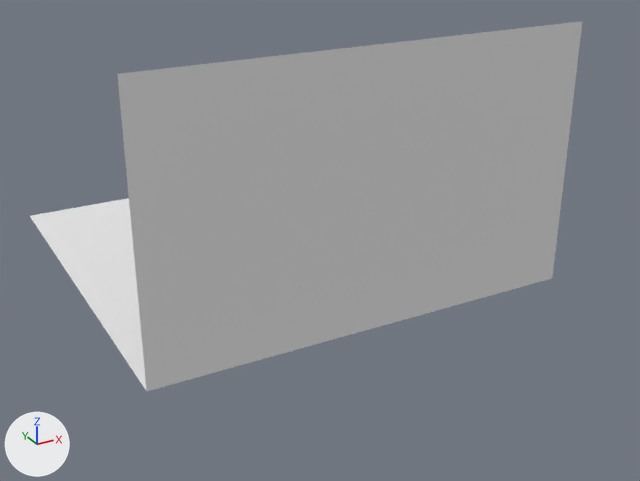
Two versions of the OBJ model Suede/resources/models/room.obj, one commit apart.
Camera for both pictures: a 50 mm camera at (-8.96, -18.95, 9.28) aimed at (0.55, -1.65, 0.63). Arrows for +X, +Y and +Z are at lower left; the lights stay in place. Where no turn or scale is listed for an object, it has been applied to the vertices. Vertices at the same position are counted once.

Objects in the first picture: 'Mesh_Sphere'.
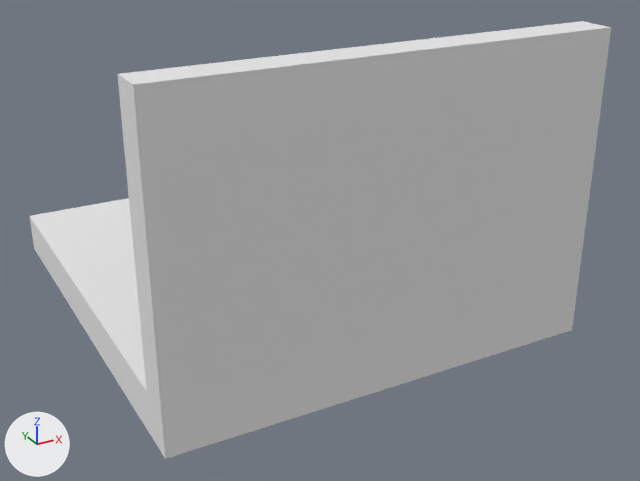
The change, as a list of edits to the scene's bpy script:
```text
Change me_mesh_sphere:
    used by ob_mesh_sphere; location = (0.0, 0.0, 0.0)
    remove me_mesh_sphere.from_pydata(...)  # 554 vertices, 1092 faces; spans x -5.0..5.0, y -5.0..5.0, z -0.25..6.01
    add me_mesh_sphere.from_pydata(...)  # 564 vertices, 1116 faces; spans x -5.0..5.0, y -5.81..5.0, z -1.0..6.01
    me_mesh_sphere part 1
    4 vertices are added at (5.0, -5.81, 0.0), (-5.0, -5.81, 0.0), (5.0, -5.81, 6.01), (-5.0, -5.81, 6.01)
    6 new vertices lie (0.0, 0.0, -1.0) away from vertices in x -5.0..5.0, y -5.81..5.0, z 0.0
    24 new faces join them
```

Changed parts and their boxes (x1, y1, x2, y2) in the pictures (640 x 481 px):
'Mesh_Sphere', reshaped (18% taller): before (30, 21, 582, 391); after (30, 21, 611, 459)
part 1 of me_mesh_sphere, added: after (30, 21, 611, 459)
